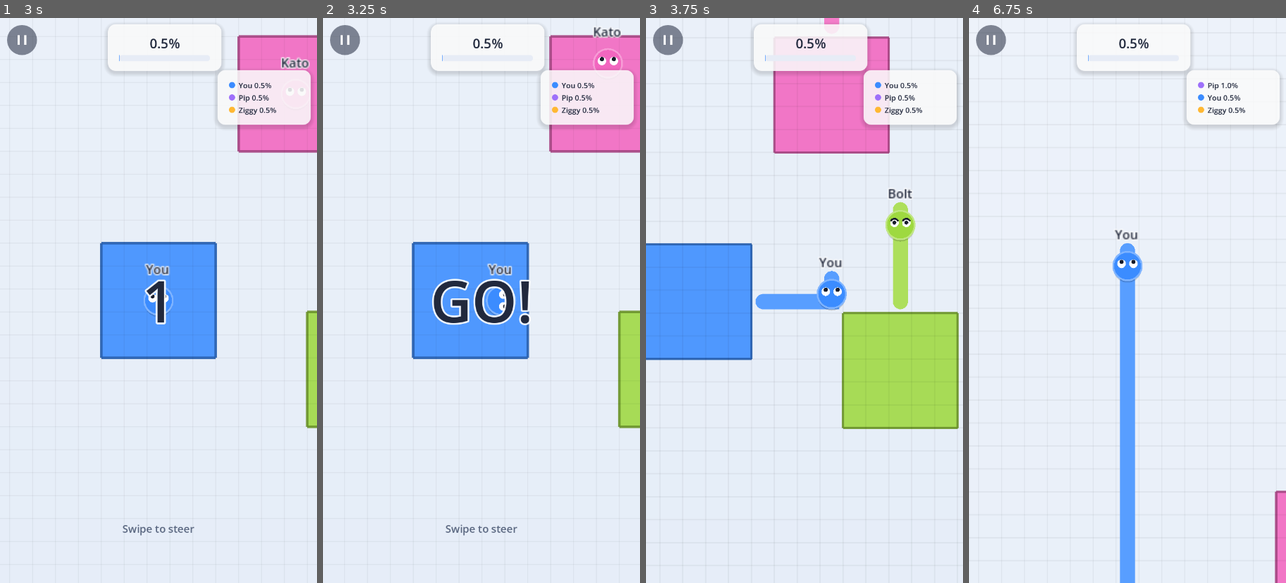
Above: before the commit, frames 1-4 (left to right).
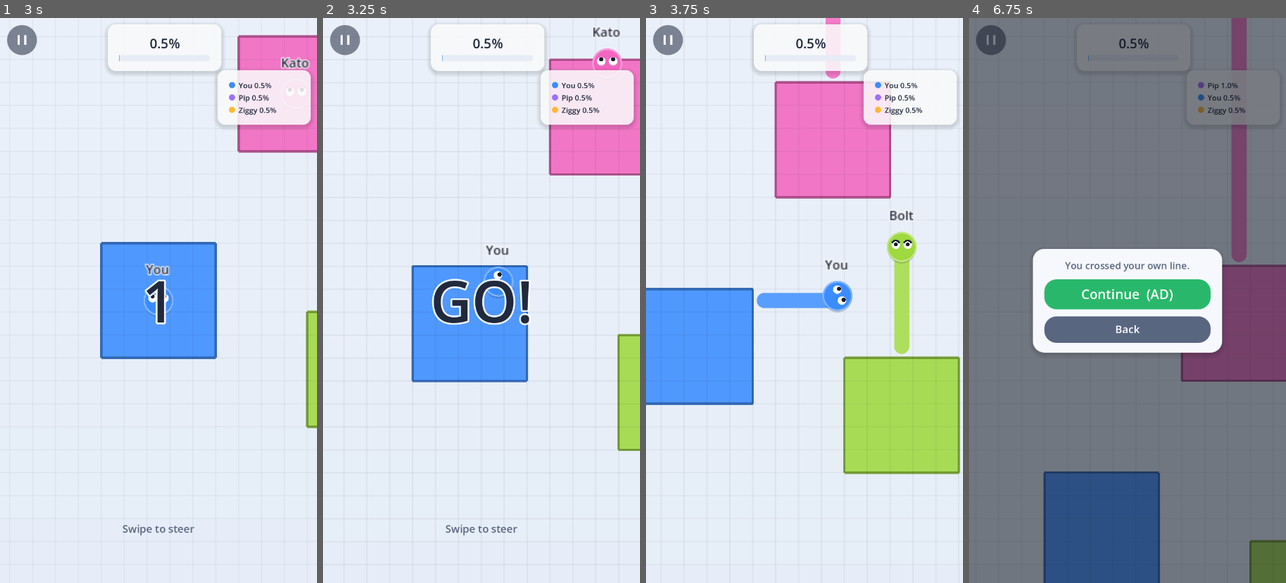
Above: after the commit, the same moments.

Repository: Tourist105/inkland
Game: Godot game, scene res://scenes/Main.tscn
The game is run twice, just before and just after one commit, with the same random seed, the same clock (stepped at 60 frames per second) and the same inputs. This scene is started directly instead of the project's main scene.
Inputs (mouse positions are in pixels of both pictures, inside the frame that each line leads up to):
- Up to frame 1 (3 s): click (22, 40) at 0.5 s; move the mouse to (228, 272) at 1.27 s; hold Right (ui_right) 1.28-2 s; click (228, 272) at 1.42 s; tap Enter at 2 s; drag from (95, 328) to (142, 413) at 2.02 s; tap Space at 2.75 s; move the mouse to (190, 176) at 2.77 s; hold Right (ui_right) from 2.78 s (still down)
- Up to frame 2 (3.25 s): keep holding Right (ui_right)
- Up to frame 3 (3.75 s): release Right (ui_right) at 3.5 s; drag from (788, 413) to (709, 215) at 3.52 s
- Up to frame 4 (6.75 s): move the mouse to (1222, 385) at 4.27 s; hold Left (ui_left) 4.28-5 s; drag from (1032, 215) to (1079, 159) at 5.02 s; move the mouse to (1143, 300) at 5.77 s; hold Down (ui_down) 5.78-6.5 s; click (1143, 300) at 5.92 s; drag from (1079, 159) to (1064, 328) at 6.52 s

Frame 1 is identical in both runs. In frame 2, 7.1% of the frame differs, in the area x 27-100%, y 1-77%; in frame 3, 18%; in frame 4, 95%, in the area x 0-100%, y 0-100%.

Commit message:
Paper.io-2-style smooth steering — continuous heads with turn radius
- Actors move continuously at SPEED with limited turn rate (arcs, not
  4-direction snaps); grid reacts to discrete cell-entry events (one axis
  at a time, no corner skips)
- Touch drag = analog heading (drag vector from touch origin), keyboard
  8-way; bot brains unchanged (cardinal intents steer the heading)
- Wall slide inside own land, fatal mid-trail (as before)

Co-Authored-By: Claude Fable 5 <noreply@anthropic.com>

Diff:
--- a/scripts/Arena.gd
+++ b/scripts/Arena.gd
@@ -18,7 +18,10 @@
 const W := 56
 const H := 96
 const CELL := 20.0
-const TICK := 0.10          # seconds the head spends crossing one cell
+const TICK := 0.10          # bot-brain cadence (movement itself is continuous)
+const SPEED := 200.0        # px/s — one cell per TICK, like the grid era
+const TURN_RATE := 4.8      # rad/s, human (paper.io-2-style arc turns)
+const BOT_TURN := 4.0
 const RESPAWN := 2.0
 const START_RADIUS := 2
 const BOT_COUNT := 5
@@ -53,6 +56,8 @@
 
 var _accum := 0.0
 var _swipe_start := Vector2.ZERO
+var _human_target := 0.0          # drag steering angle (radians)
+var _human_has_target := false
 var _count_t := 3.0
 var _go_flash := 0.0
 var _shake := 0.0
@@ -172,10 +177,12 @@
 	p.alive = true
 	p.cx = p.home.x
 	p.cy = p.home.y
-	p.prev_cx = p.cx
-	p.prev_cy = p.cy
+	p.pos = _cell_center(p.cx, p.cy)
 	p.dir = Vector2i.UP if p.cy > H / 2 else Vector2i.DOWN
+	p.heading = Vector2(p.dir).angle()
 	p.pending_dir = Vector2i.ZERO
+	if p.is_human:
+		_human_has_target = false
 	p.is_out = false
 	p.going_home = false
 	p.plan.clear()
@@ -232,20 +239,19 @@
 			_accum += delta
 			while _accum >= TICK and state == State.PLAYING:
 				_accum -= TICK
-				_tick()
+				_think_tick()
+			if state == State.PLAYING:
+				_move_actors(minf(delta, 1.0 / 30.0))
+				_update_info()
 			_age_fx(delta)
 			_update_camera(delta)
 			queue_redraw()
 		_:
 			pass   # PAUSED / OVER: everything freezes
 
-func _tick_alpha() -> float:
-	return clampf(_accum / TICK, 0.0, 1.0)
-
-func _tick() -> void:
+## Bot brains + respawn timers run on the old grid cadence.
+func _think_tick() -> void:
 	for p in players:
-		if state != State.PLAYING:
-			return              # the human died mid-loop — freeze instantly
 		if not p.alive:
 			p.respawn_in -= TICK
 			if p.respawn_in <= 0.0:
@@ -253,26 +259,53 @@
 			continue
 		if not p.is_human:
 			_bot_think(p)
-		_step(p)
-	_update_info()
-
-func _step(p: InkPlayer) -> void:
-	if p.pending_dir != Vector2i.ZERO and p.pending_dir != -p.dir:
-		p.dir = p.pending_dir
-	p.pending_dir = Vector2i.ZERO
-
-	# Record where we were, for visual interpolation this tick.
-	p.prev_cx = p.cx
-	p.prev_cy = p.cy
-
-	var nx := p.cx + p.dir.x
-	var ny := p.cy + p.dir.y
-	if not in_bounds(nx, ny):
-		if p.is_out:
-			_kill(p, null, "wall")      # ran into the wall mid-trail
-		return                          # otherwise idle against the edge
+
+## Continuous paper.io-2-style movement: heads fly at SPEED with a turn
+## radius; the grid only reacts to discrete cell-entry events.
+func _move_actors(dt: float) -> void:
+	for p in players:
+		if state != State.PLAYING:
+			return
+		if not p.alive:
+			continue
+		# Steering target: human drag angle or the (bot/keyboard) grid intent.
+		var target := p.heading
+		if p.is_human and _human_has_target:
+			target = _human_target
+		elif p.pending_dir != Vector2i.ZERO:
+			target = Vector2(p.pending_dir).angle()
+		var diff := angle_difference(p.heading, target)
+		var rate := (TURN_RATE if p.is_human else BOT_TURN) * dt
+		p.heading += clampf(diff, -rate, rate)
+		p.pos += Vector2.from_angle(p.heading) * SPEED * dt
+		p.dir = _cardinal(p.heading)          # bots' brain works in cardinals
+
+		# Board edge: sliding is fine inside your land, fatal mid-trail.
+		var m := CELL * 0.5
+		var clamped := Vector2(clampf(p.pos.x, m, W * CELL - m),
+			clampf(p.pos.y, m, H * CELL - m))
+		if clamped != p.pos:
+			p.pos = clamped
+			if p.is_out:
+				_kill(p, null, "wall")
+				continue
+		# Cell-entry events (one axis at a time — no corner skipping).
+		var nx := int(p.pos.x / CELL)
+		var ny := int(p.pos.y / CELL)
+		while (p.cx != nx or p.cy != ny) and p.alive and state == State.PLAYING:
+			if p.cx != nx:
+				_enter_cell(p, p.cx + signi(nx - p.cx), p.cy)
+			else:
+				_enter_cell(p, p.cx, p.cy + signi(ny - p.cy))
+
+static func _cardinal(heading: float) -> Vector2i:
+	var v := Vector2.from_angle(heading)
+	if absf(v.x) >= absf(v.y):
+		return Vector2i(signi(int(signf(v.x))), 0) if v.x != 0.0 else Vector2i.RIGHT
+	return Vector2i(0, signi(int(signf(v.y))))
+
+func _enter_cell(p: InkPlayer, nx: int, ny: int) -> void:
 	var ni := idx(nx, ny)
-
 	# Crossing a live trail kills its owner.
 	var to := trail_owner[ni]
 	if to != 0:
@@ -287,12 +320,10 @@
 		else:
 			_kill(victim, null, "self")
 			return                      # we crossed our own line — done
-
-	if state != State.PLAYING:
-		return                          # the human just died
+	if state != State.PLAYING or not p.alive:
+		return
 	p.cx = nx
 	p.cy = ny
-
 	if grid[ni] == p.id:
 		if p.is_out:
 			_commit(p)                  # closed the loop back home
@@ -529,14 +560,18 @@
 func _read_human_input() -> void:
 	if human == null or not human.alive:
 		return
+	var kb := Vector2i.ZERO
 	if Input.is_action_pressed("ui_up") or Input.is_physical_key_pressed(KEY_W):
-		human.pending_dir = Vector2i.UP
-	elif Input.is_action_pressed("ui_down") or Input.is_physical_key_pressed(KEY_S):
-		human.pending_dir = Vector2i.DOWN
-	elif Input.is_action_pressed("ui_left") or Input.is_physical_key_pressed(KEY_A):
-		human.pending_dir = Vector2i.LEFT
-	elif Input.is_action_pressed("ui_right") or Input.is_physical_key_pressed(KEY_D):
-		human.pending_dir = Vector2i.RIGHT
+		kb.y -= 1
+	if Input.is_action_pressed("ui_down") or Input.is_physical_key_pressed(KEY_S):
+		kb.y += 1
+	if Input.is_action_pressed("ui_left") or Input.is_physical_key_pressed(KEY_A):
+		kb.x -= 1
+	if Input.is_action_pressed("ui_right") or Input.is_physical_key_pressed(KEY_D):
+		kb.x += 1
+	if kb != Vector2i.ZERO:
+		human.pending_dir = kb
+		_human_has_target = false
 
 func _input(event: InputEvent) -> void:
 	if state != State.PLAYING and state != State.COUNTDOWN:
@@ -545,13 +580,12 @@
 		if event.pressed:
 			_swipe_start = event.position
 	elif event is InputEventScreenDrag and human != null and human.alive:
+		# Analog steering, paper.io-2 style: the drag vector from the touch
+		# origin sets the heading directly — arcs, not 4 directions.
 		var d: Vector2 = event.position - _swipe_start
-		if d.length() > 24.0:
-			if absf(d.x) > absf(d.y):
-				human.pending_dir = Vector2i.RIGHT if d.x > 0.0 else Vector2i.LEFT
-			else:
-				human.pending_dir = Vector2i.DOWN if d.y > 0.0 else Vector2i.UP
-			_swipe_start = event.position
+		if d.length() > 14.0:
+			_human_target = d.angle()
+			_human_has_target = true
 
 func _notification(what: int) -> void:
 	if what == NOTIFICATION_WM_GO_BACK_REQUEST:
@@ -607,8 +641,9 @@
 		human.home = spot
 	human.cx = spot.x
 	human.cy = spot.y
-	human.prev_cx = spot.x
-	human.prev_cy = spot.y
+	human.pos = _cell_center(spot.x, spot.y)
+	human.heading = -PI * 0.5
+	_human_has_target = false
 	human.is_out = false
 	human.trail.clear()
 	human.pending_dir = Vector2i.ZERO
@@ -702,10 +737,9 @@
 	else:
 		cam.offset = Vector2.ZERO
 
+## Head position on screen — continuous since the smooth-steering rewrite.
 func _head_visual(p: InkPlayer) -> Vector2:
-	var from := _cell_center(p.prev_cx, p.prev_cy)
-	var to := _cell_center(p.cx, p.cy)
-	return from.lerp(to, _tick_alpha())
+	return p.pos
 
 func _on_screen(world_pos: Vector2) -> bool:
 	return cam != null and world_pos.distance_to(cam.position) < 420.0
@@ -1039,7 +1073,7 @@
 		if p.alive:
 			var c := _head_visual(p)
 			SkinArt.draw_blob(self, c, CELL * 0.62, p.color, p.face,
-				Vector2(p.dir.x, p.dir.y))
+				Vector2.from_angle(p.heading))
 	var font := ThemeDB.fallback_font
 	for p in players:
 		if p.alive:
--- a/scripts/Player.gd
+++ b/scripts/Player.gd
@@ -24,9 +24,12 @@
 var respawn_in: float = 0.0
 var kills: int = 0
 
-## Visual interpolation: previous cell the head occupied last tick.
-## The renderer lerps from (prev_cx, prev_cy) to (cx, cy) across one TICK so
-## movement reads as fluid even though the sim is locked to the grid.
+## Smooth steering (paper.io-2 style): heads move continuously with a turn
+## radius; the grid only sees discrete cell-entry events.
+var pos: Vector2 = Vector2.ZERO   # float world position (px)
+var heading: float = 0.0          # radians
+
+## Legacy fields kept for compatibility (cell interpolation era).
 var prev_cx: int = 0
 var prev_cy: int = 0
 
